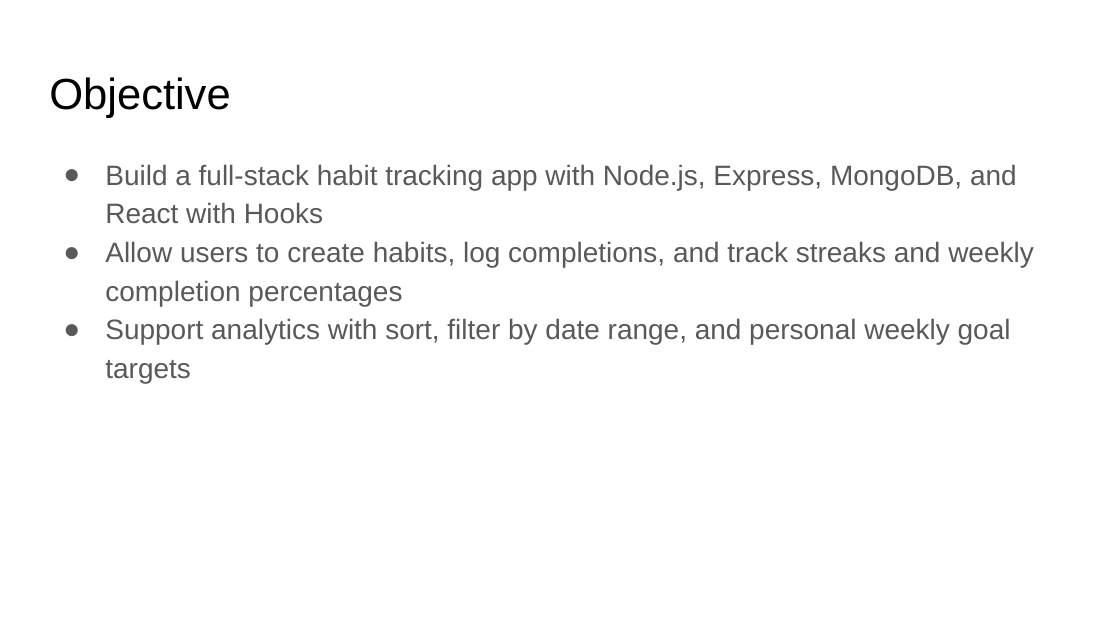
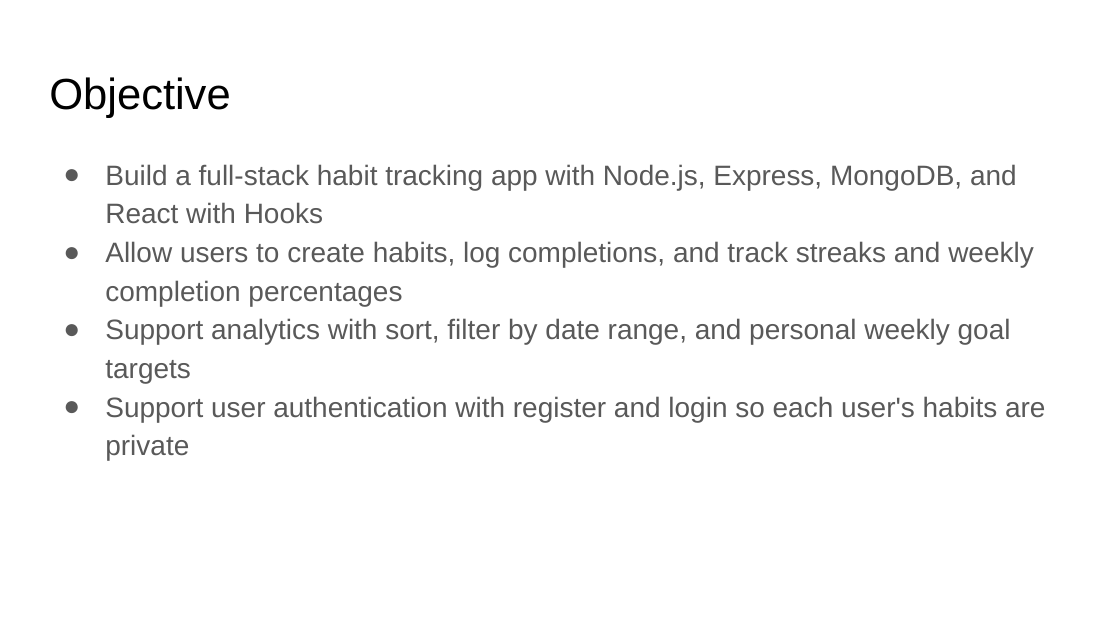
Before and after one commit to aniketnandi/Habit-Forge, a slide deck: slide 2 of HabitForge_Presentation.pptx. Drawn at 1120x630 pixels with LibreOffice and Linux fonts; fonts in the diff are those of the drawing. Boxes give left, top, right and bottom in pixels: in the first picture for what was removed or moved away, otherwise in the second. Text is boxed around its words. In the diff, an @@ line names an element or a change of style, - is before the commit and + after.

Commit message:
add passport authentication, login/register, update docs and presentation

```diff
--- a/HabitForge_Presentation.pptx
+++ b/HabitForge_Presentation.pptx
@@ text at [105, 396, 1045, 460]: paragraph added @@
+● Support user authentication with register and login so each user's habits are private
```
Also in this commit, not shown: 6 other slides changed, 1 slide added, 23 other files.
